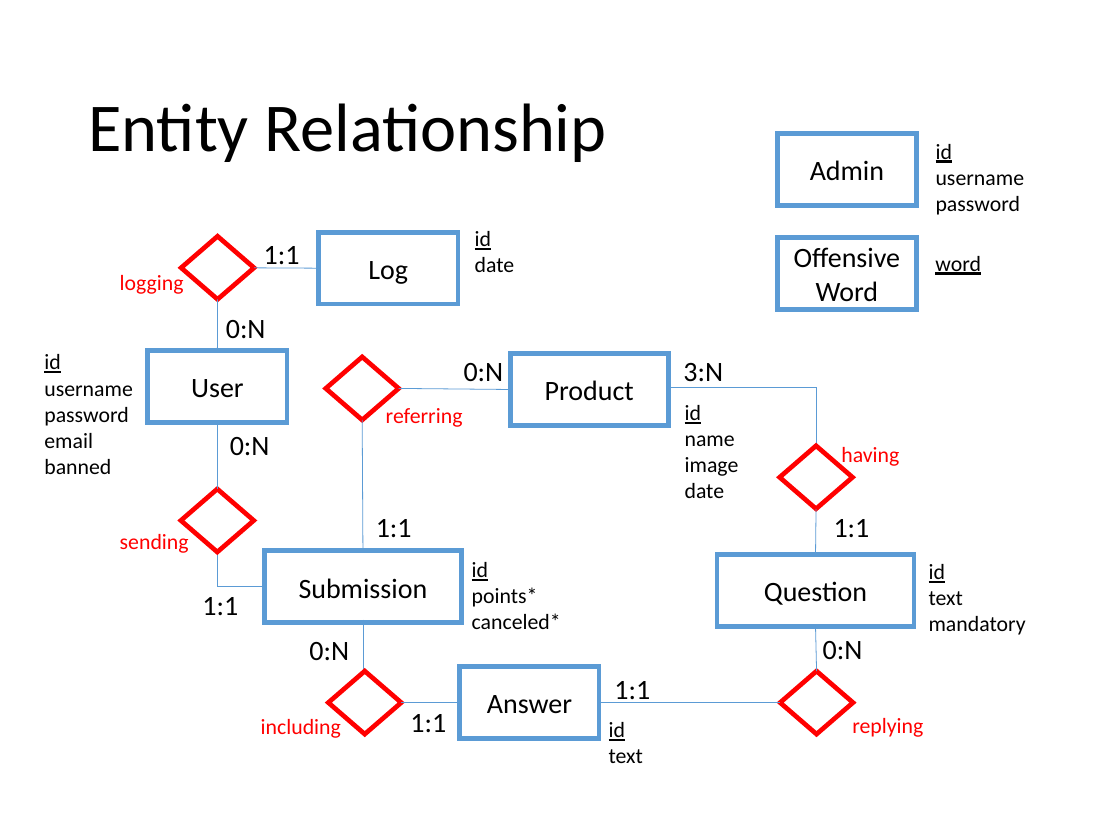
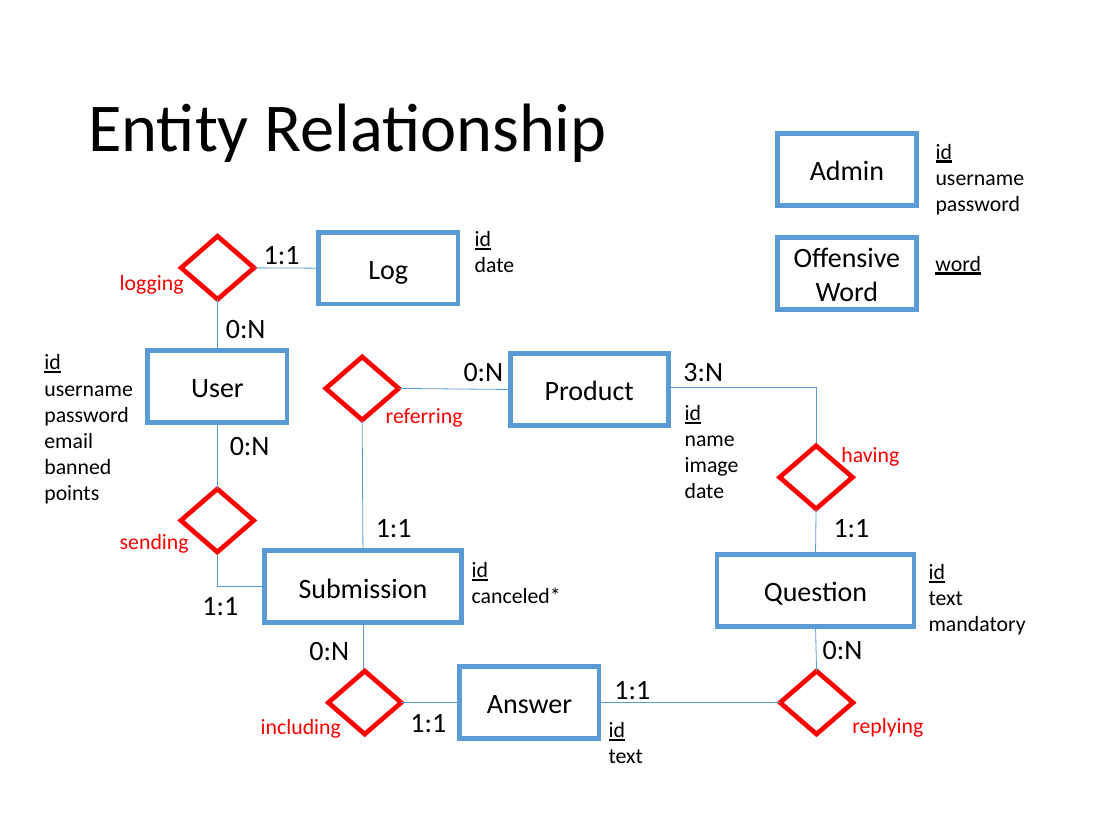
Before and after one commit to Danielededo/Gamified-marketing-application-DB2, a slide deck: slide 4 of Documentation/Presentation.pptx. Drawn at 1120x840 pixels with LibreOffice and Linux fonts; fonts in the diff are those of the drawing. Boxes give left, top, right and bottom in pixels: in the first picture for what was removed or moved away, otherwise in the second. Text is boxed around its words. In the diff, an @@ line names an element or a change of style, - is before the commit and + after.

```diff
--- a/Documentation/Presentation.pptx
+++ b/Documentation/Presentation.pptx
@@ text at bbox=[44, 485, 99, 504]: paragraph added @@
+points
@@ text at bbox=[472, 587, 538, 607]: paragraph removed @@
-points*
```
Also in this commit, not shown: 1 other slide changed.
